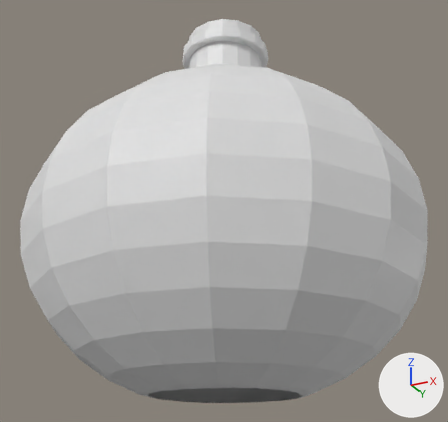
Renders of the FBX model Assets/Art/Assets/Potions/Potion03.fbx from each side of a commit.
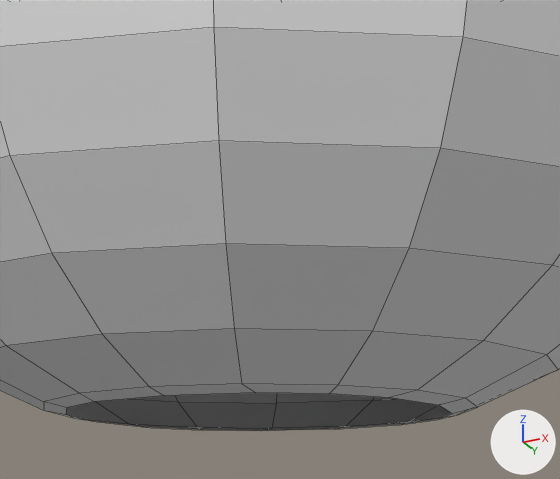
There are two pictures of each version: one whole from a 50 mm lens placed at (0.517, -1.041, -0.108), pointed at (-0.007, 0.008, 0.363), one close up on the part from 27% to 77% of the width and 55% to 100% of the height. The lights are fixed; the arrows at lower right show +X, +Y and +Z. The close-ups show mesh edges as thin lines. Where no turn or scale is listed for an object, it has been applied to the vertices.

The first close-up shows 'Potion03'.
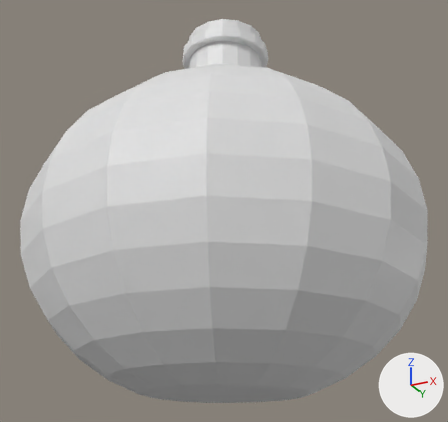
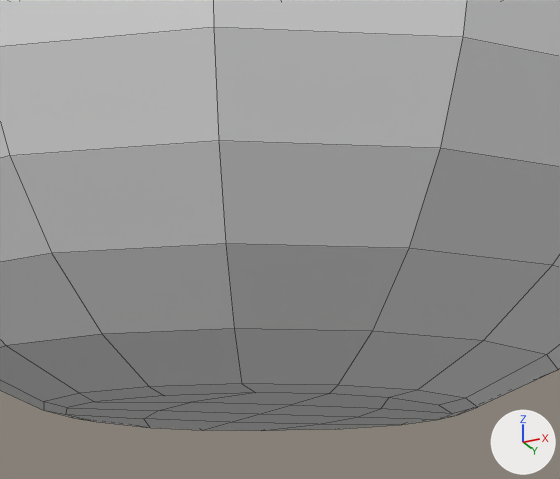
Changed parts and their boxes (x1, y1, x2, y2) in the close-ups (560 x 479 px):
```json
{"part": 1, "of": "me_potion03", "change": "added", "after": [66, 393, 452, 431]}
```

Scene script edits in JSON lines:
```json
{"block": "me_potion03", "where": "me_potion03.from_pydata(...)  # 409 vertices, 400 faces; spans x -0.387..0.387, y -0.387..0.387, z -0.291..0.485"}
{"block": "me_potion03", "where": "# used by ob_potion03; location = (0.0, 0.0, 0.291)"}
{"block": "me_potion03", "where": "# verts and faces of me_potion03; kept vertices keep their numbers, new ones are numbered from 409"}
{"block": "me_potion03", "where": "# before: 377 (0.0, 0.137, -0.291) at pixel (335, 429), 380 (0.06, 0.125, -0.291) at pixel (401, 424), 381 (0.099, 0.099, -0.291) at pixel (437, 419), 384 (0.125, 0.061, -0.291) at pixel (452, 413), 386 (0.137, 0.0, -0.291) at pixel (438, 405)"}
{"block": "me_potion03", "where": "# before: 388 (0.125, -0.061, -0.291) at pixel (388, 397), 389 (0.099, -0.099, -0.291) at pixel (329, 393), 392 (0.06, -0.125, -0.291) at pixel (255, 392), 394 (0.0, -0.137, -0.291) at pixel (164, 395), 396 (-0.06, -0.125, -0.291) at pixel (94, 401)"}
{"block": "me_potion03", "where": "# before: 397 (-0.099, -0.099, -0.291) at pixel (66, 407), 400 (-0.125, -0.061, -0.291) at pixel (65, 414), 402 (-0.137, 0.0, -0.291) at pixel (96, 421), 404 (-0.125, 0.061, -0.291) at pixel (150, 427), 405 (-0.099, 0.099, -0.291) at pixel (202, 430)"}
{"block": "me_potion03", "where": "# before: 408 (-0.06, 0.125, -0.291) at pixel (261, 430)"}
{"block": "me_potion03", "change": "me_potion03 part 1"}
{"op": "add", "block": "me_potion03", "code": "verts[409] = (0.005, 0.093, -0.291)  # pixel (318, 424)"}
{"op": "add", "block": "me_potion03", "code": "verts[410] = (0.053, 0.053, -0.291)  # pixel (356, 417)"}
{"op": "add", "block": "me_potion03", "code": "verts[411] = (0.093, 0.005, -0.291)  # pixel (380, 408)"}
{"op": "add", "block": "me_potion03", "code": "verts[412] = (-0.047, 0.047, -0.291)  # pixel (230, 422)"}
{"op": "add", "block": "me_potion03", "code": "verts[413] = (0.0, 0.0, -0.291)  # pixel (258, 414)"}
{"op": "add", "block": "me_potion03", "code": "verts[414] = (0.047, -0.047, -0.291)  # pixel (290, 405)"}
{"op": "add", "block": "me_potion03", "code": "verts[415] = (-0.093, -0.005, -0.291)  # pixel (143, 418)"}
{"op": "add", "block": "me_potion03", "code": "verts[416] = (-0.053, -0.053, -0.291)  # pixel (157, 410)"}
{"op": "add", "block": "me_potion03", "code": "verts[417] = (-0.005, -0.093, -0.291)  # pixel (190, 402)"}
{"op": "add", "block": "me_potion03", "code": "faces += [(377, 380, 409, 408), (405, 408, 409, 412), (404, 405, 412, 415), (400, 402, 404, 415), (380, 381, 410, 409), (409, 410, 413, 412)]"}
{"op": "add", "block": "me_potion03", "code": "faces += [(412, 413, 416, 415), (397, 400, 415, 416), (381, 384, 411, 410), (410, 411, 414, 413), (413, 414, 417, 416), (396, 397, 416, 417)]"}
{"op": "add", "block": "me_potion03", "code": "faces += [(384, 386, 388, 411), (388, 389, 414, 411), (389, 392, 417, 414), (392, 394, 396, 417)]"}
```
